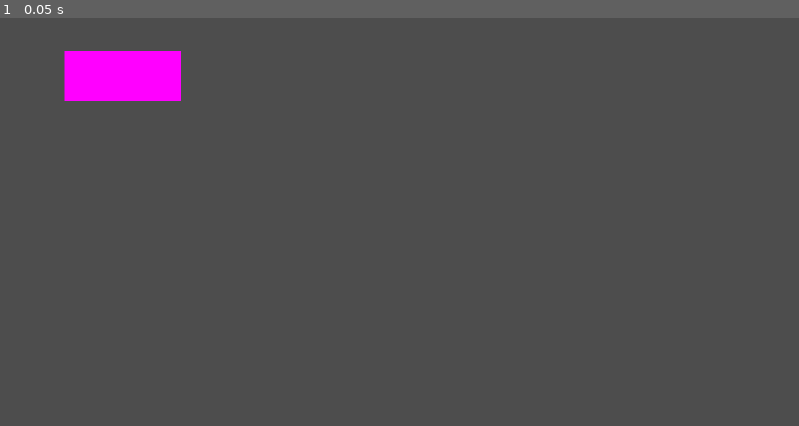
Above: before the commit, frame 1.
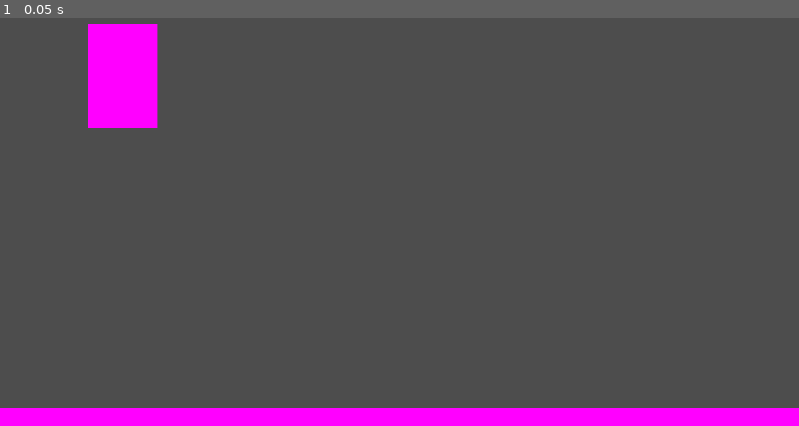
Above: after the commit, the same moment.

Repository: Thorerkul/Outerspace-Game-Godot
Game: Godot game, scene res://TestScene.tscn
Same seed, same stepped clock (60 frames per second), same inputs: the game is played once before the commit and once after it.
Inputs:
- Up to frame 1 (0.05 s): no input

The runs differ from the first frame. In frame 1, 6.3% of the frame differs, in the area x 0-100%, y 1-100%.

Commit message:
Update TestScene.tscn

Diff:
--- a/Game/TestScene.tscn
+++ b/Game/TestScene.tscn
@@ -1,10 +1,49 @@
-[gd_scene load_steps=2 format=3 uid="uid://fbkne3lmchkc"]
+[gd_scene load_steps=6 format=3 uid="uid://fbkne3lmchkc"]
 
 [sub_resource type="PlaceholderTexture2D" id="PlaceholderTexture2D_1u4h5"]
+
+[sub_resource type="GDScript" id="GDScript_qe8lc"]
+script/source = "extends Sprite2D
+
+
+# Called when the node enters the scene tree for the first time.
+func _ready():
+	pass # Replace with function body.
+
+
+# Called every frame. 'delta' is the elapsed time since the previous frame.
+func _process(delta):
+	pass
+"
+
+[sub_resource type="RectangleShape2D" id="RectangleShape2D_26ibf"]
+
+[sub_resource type="PlaceholderTexture2D" id="PlaceholderTexture2D_40jww"]
+
+[sub_resource type="RectangleShape2D" id="RectangleShape2D_g7f11"]
+size = Vector2(18.2543, 19.3687)
 
 [node name="Node2D" type="Node2D"]
 
 [node name="Sprite2D" type="Sprite2D" parent="."]
 position = Vector2(177, 143)
-scale = Vector2(168.5, 71.5)
+scale = Vector2(100, 150)
 texture = SubResource("PlaceholderTexture2D_1u4h5")
+script = SubResource("GDScript_qe8lc")
+
+[node name="RigidBody2D" type="RigidBody2D" parent="Sprite2D"]
+continuous_cd = 2
+can_sleep = false
+
+[node name="CollisionShape2D" type="CollisionShape2D" parent="Sprite2D/RigidBody2D"]
+scale = Vector2(0.05, 0.05)
+shape = SubResource("RectangleShape2D_26ibf")
+
+[node name="Sprite2D2" type="Sprite2D" parent="."]
+position = Vector2(577, 664.125)
+scale = Vector2(1191.25, 84.2502)
+texture = SubResource("PlaceholderTexture2D_40jww")
+
+[node name="CollisionShape2D" type="CollisionShape2D" parent="Sprite2D2"]
+scale = Vector2(0.055, 0.055)
+shape = SubResource("RectangleShape2D_g7f11")
